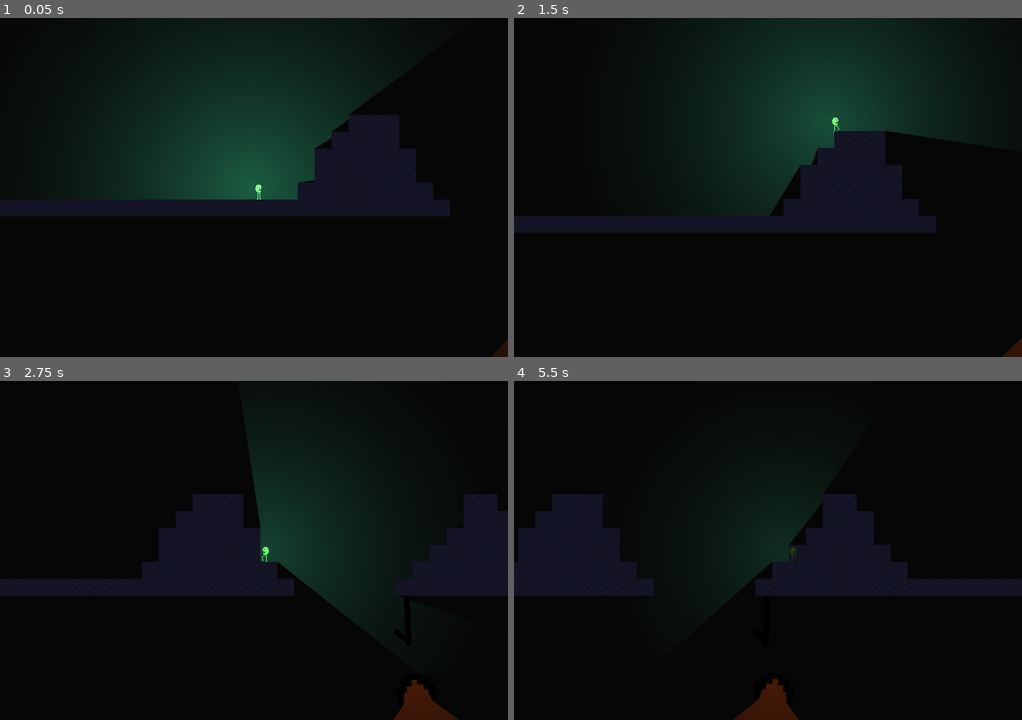
Above: before the commit, frames 1-4 (two rows, left to right).
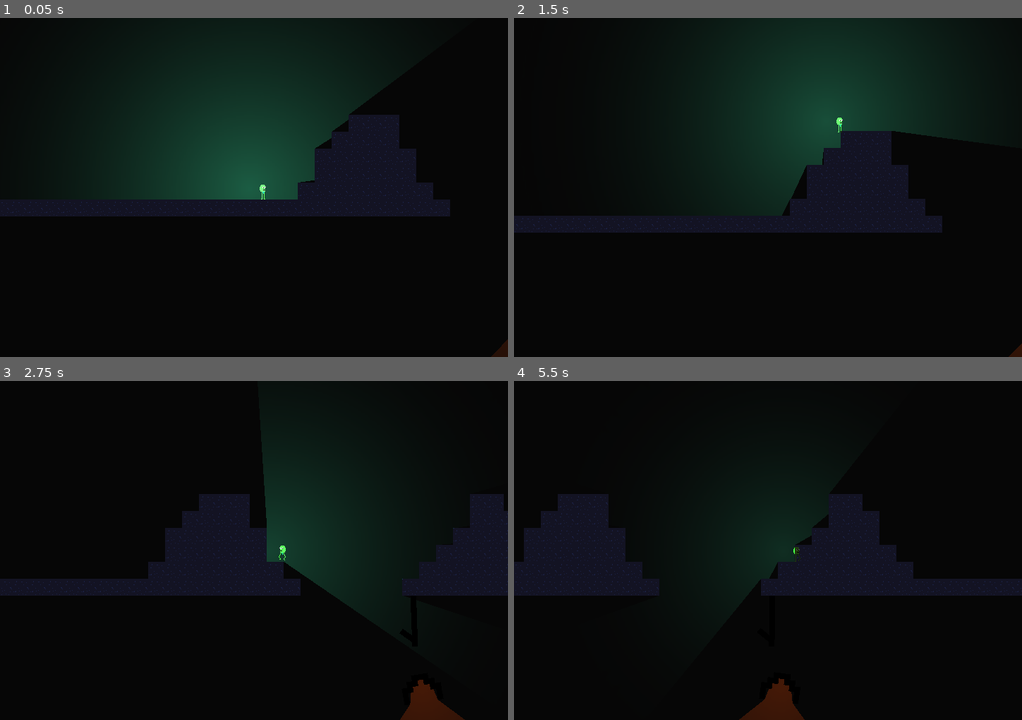
Above: after the commit, the same moments.

Repository: ToastedBrains/glow-me
Game: Godot game, scene res://src/levels/level_test/level_test.tscn
The game is run twice, just before and just after one commit, with the same random seed, the same clock (stepped at 60 frames per second) and the same inputs.
Inputs:
- Up to frame 1 (0.05 s): no input
- Up to frame 2 (1.5 s): tap Enter (ui_accept) at 0.5, 0.6, 0.77, 1.07, 1.35 s; hold Right (ui_right) from 0.53 s (still down)
- Up to frame 3 (2.75 s): tap Enter (ui_accept) at 1.52, 1.82, 2.1 s; release Right (ui_right) at 2.03 s; hold Left (ui_left) from 2.03 s (still down)
- Up to frame 4 (5.5 s): release Left (ui_left) at 2.78 s; hold Right (ui_right) 2.78-4.28 s; tap Enter (ui_accept) at 2.85, 3.02, 3.32, 3.6, 3.77, 4.07, 4.35, 4.52, 4.82, 5.1 s; hold Left (ui_left) 4.28-5.03 s; hold Right (ui_right) from 5.03 s (still down)

The runs differ from the first frame. In frame 1, less than 0.1% of the frame differs, in the area x 50-53%, y 49-54%; in frame 2, 1.7%; in frame 3, 2.9%, in the area x 0-100%, y 19-100%; in frame 4, 2.4%.

Commit message:
Player's animations OK

Diff:
--- a/src/levels/level_test/level_test.gd
+++ b/src/levels/level_test/level_test.gd
@@ -1,11 +1 @@
 extends Node
-
-
-# Called when the node enters the scene tree for the first time.
-func _ready():
-	pass
-
-
-# Called every frame. 'delta' is the elapsed time since the previous frame.
-func _process(delta):
-	pass
--- a/src/player/player.gd
+++ b/src/player/player.gd
@@ -5,30 +5,90 @@
 @export var speed = 300.0
 @export var jump_velocity = -400.0
 
+enum {IDLE, IDLE_LOW, RUN, JUMP, LOAD, PEE, SLEEP, THROW_UP}
+
+var state = IDLE
+var idle = IDLE
+var low_battery = false
+var charging = false
+
+func idle_mode():
+	if low_battery:
+		idle = IDLE_LOW
+	elif charging:
+		idle = LOAD
+	else:
+		idle = IDLE
+
+func shuffle_idle():
+	var joke = randi_range(1, 6)
+	if joke == 1:
+		idle = PEE
+		await get_tree().create_timer(2).timeout
+		idle_mode()
+	elif joke == 2:
+		idle = THROW_UP
+		await get_tree().create_timer(2).timeout
+		idle_mode()
+	else:
+		idle = IDLE
+
+
+func set_animation():
+	match state:
+		IDLE:
+			$AnimatedSprite2D.animation = "idle"
+		IDLE_LOW:
+			$AnimatedSprite2D.animation = "idle_low"
+		RUN:
+			$AnimatedSprite2D.animation = "run"
+		JUMP:
+			$AnimatedSprite2D.animation = "jump"
+		LOAD:
+			$AnimatedSprite2D.animation = "load"
+		PEE:
+			$AnimatedSprite2D.animation = "pee"
+		SLEEP:
+			$AnimatedSprite2D.animation = "sleep"
+		THROW_UP:
+			$AnimatedSprite2D.animation = "throw_up"
+
 
 func _ready():
 	$Phosphorescence.load_rate = 0.007
 
+
 func _physics_process(delta):
-	$AnimatedSprite2D.animation = "idle"
-	if not is_on_floor():
-		velocity.y += gravity * delta
-	if Input.is_action_just_pressed("ui_accept") and is_on_floor():
-		velocity.y = jump_velocity
+	if $Phosphorescence.energy_left < 0.5:
+		low_battery = true
+	else:
+		low_battery = false
+	if len($Phosphorescence.sources) > 0:
+		charging = true
+	else:
+		charging = false
 	var direction = Input.get_axis("ui_left", "ui_right")
 	if direction:
 		velocity.x = direction * speed
-		$AnimatedSprite2D.animation = "run"
+		state = RUN
 		if velocity.x > 0:
-
 			$AnimatedSprite2D.flip_h = false
 		else:
-			#$AnimatedSprite2D.animation = "run"
 			$AnimatedSprite2D.flip_h = true
 	else:
 		velocity.x = move_toward(velocity.x, 0, speed)
+		idle_mode()
+		state = idle
+	if not is_on_floor():
+		velocity.y += gravity * delta
+		state = JUMP
+	if Input.is_action_just_pressed("ui_accept") and is_on_floor():
+		velocity.y = jump_velocity
+		state = JUMP
+		shuffle_idle()
 	if move_and_slide():
 		for collisions in get_slide_collision_count():
 			var collision = get_slide_collision(collisions)
 			if collision.get_collider() is RigidBody2D:
 				collision.get_collider().apply_force(collision.get_normal() * -2500)
+	set_animation()
--- a/src/player/player.tscn
+++ b/src/player/player.tscn
@@ -1,10 +1,11 @@
-[gd_scene load_steps=40 format=3 uid="uid://cb0j6v8shsd03"]
+[gd_scene load_steps=45 format=3 uid="uid://cb0j6v8shsd03"]
 
 [ext_resource type="Script" path="res://src/player/player.gd" id="1_vd73t"]
 [ext_resource type="Texture2D" uid="uid://0ceuh57400x5" path="res://assets/sprites/player/player_idle.png" id="2_w0uy7"]
 [ext_resource type="Texture2D" uid="uid://baeivkalgs84f" path="res://assets/sprites/player/player_idle_low.png" id="3_geowu"]
 [ext_resource type="PackedScene" uid="uid://t11l2j1r1tre" path="res://src/phosphorescents/phosphorescence.tscn" id="3_v5kig"]
 [ext_resource type="Texture2D" uid="uid://n4yqc6xf6im8" path="res://assets/sprites/player/player_jump.png" id="4_hamqi"]
+[ext_resource type="Texture2D" uid="uid://ccyfhjvmkuc41" path="res://assets/sprites/player/player_load.png" id="5_iek3k"]
 [ext_resource type="Texture2D" uid="uid://dv6tm0urkggvc" path="res://assets/sprites/player/player_pee.png" id="5_j0ret"]
 [ext_resource type="Texture2D" uid="uid://t5ul0h74rw0o" path="res://assets/sprites/player/player_run.png" id="6_fy6xu"]
 [ext_resource type="Texture2D" uid="uid://do5poiqeuqvsr" path="res://assets/sprites/player/player_sleep.png" id="7_5s4ov"]
@@ -58,6 +59,22 @@
 atlas = ExtResource("4_hamqi")
 region = Rect2(72, 0, 24, 24)
 
+[sub_resource type="AtlasTexture" id="AtlasTexture_c7sej"]
+atlas = ExtResource("5_iek3k")
+region = Rect2(0, 0, 24, 24)
+
+[sub_resource type="AtlasTexture" id="AtlasTexture_gfdor"]
+atlas = ExtResource("5_iek3k")
+region = Rect2(24, 0, 24, 24)
+
+[sub_resource type="AtlasTexture" id="AtlasTexture_bqhnv"]
+atlas = ExtResource("5_iek3k")
+region = Rect2(48, 0, 24, 24)
+
+[sub_resource type="AtlasTexture" id="AtlasTexture_nc73h"]
+atlas = ExtResource("5_iek3k")
+region = Rect2(72, 0, 24, 24)
+
 [sub_resource type="AtlasTexture" id="AtlasTexture_166ho"]
 atlas = ExtResource("5_j0ret")
 region = Rect2(0, 0, 24, 24)
@@ -168,7 +185,7 @@
 "duration": 1.0,
 "texture": SubResource("AtlasTexture_v31o6")
 }, {
-"duration": 1.0,
+"duration": 10.0,
 "texture": SubResource("AtlasTexture_bakcv")
 }],
 "loop": true,
@@ -177,6 +194,23 @@
 }, {
 "frames": [{
 "duration": 1.0,
+"texture": SubResource("AtlasTexture_c7sej")
+}, {
+"duration": 1.0,
+"texture": SubResource("AtlasTexture_gfdor")
+}, {
+"duration": 1.0,
+"texture": SubResource("AtlasTexture_bqhnv")
+}, {
+"duration": 1.0,
+"texture": SubResource("AtlasTexture_nc73h")
+}],
+"loop": true,
+"name": &"load",
+"speed": 5.0
+}, {
+"frames": [{
+"duration": 1.0,
 "texture": SubResource("AtlasTexture_166ho")
 }, {
 "duration": 1.0,
@@ -245,19 +279,18 @@
 }]
 
 [sub_resource type="RectangleShape2D" id="RectangleShape2D_p3duk"]
-size = Vector2(12, 24)
+size = Vector2(18, 24)
 
 [node name="Player" type="CharacterBody2D"]
 script = ExtResource("1_vd73t")
 
 [node name="AnimatedSprite2D" type="AnimatedSprite2D" parent="."]
 sprite_frames = SubResource("SpriteFrames_c15v7")
-animation = &"idle_low"
+animation = &"load"
 autoplay = "idle"
-frame_progress = 0.0282198
+offset = Vector2(6, 0)
 
 [node name="CollisionShape2D" type="CollisionShape2D" parent="."]
-position = Vector2(-6, 0)
 shape = SubResource("RectangleShape2D_p3duk")
 
 [node name="Phosphorescence" parent="." instance=ExtResource("3_v5kig")]
